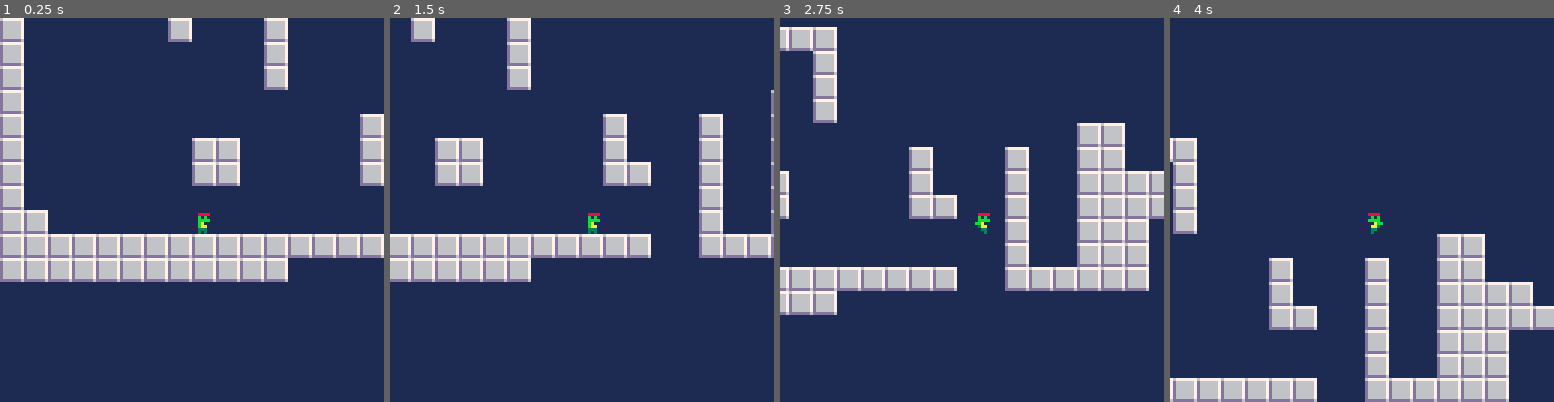
Above: before the commit, frames 1-4 (left to right).
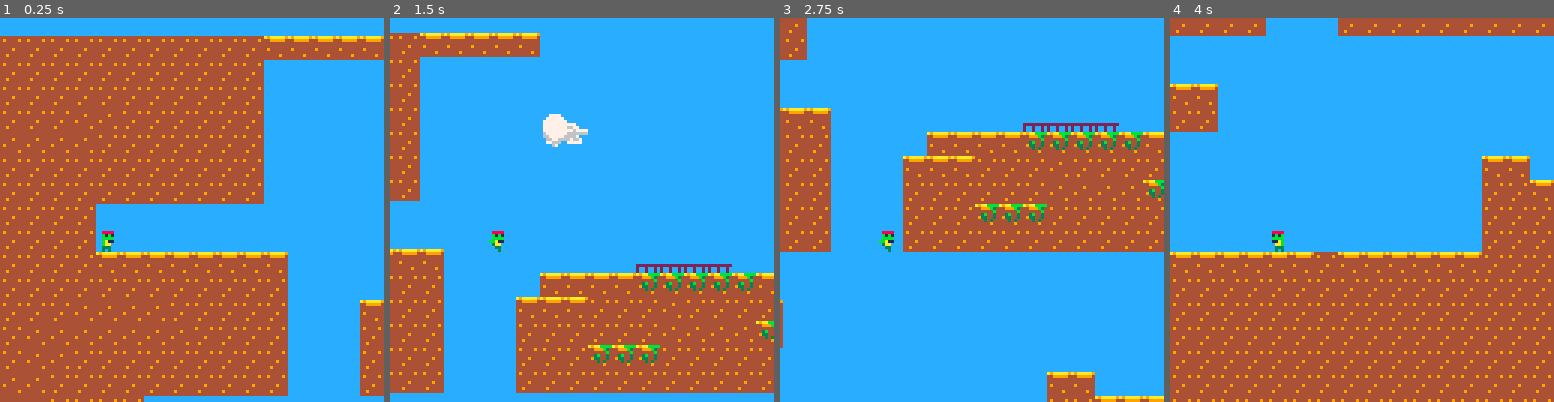
Above: after the commit, the same moments.

Repository: mwhatters/WriteWill
Game: PICO-8 cartridge WriteWill.p8
Two runs of this game, one before a commit and one after it. Both use one fixed random seed, a clock stepped at 60 frames per second and the inputs below.
Inputs:
- Up to frame 1 (0.25 s): no input
- Up to frame 2 (1.5 s): tap X (X key) at 0.33, 1.07 s; tap O (Z key) at 0.7 s
- Up to frame 3 (2.75 s): hold Right 1.6-2.1 s; tap O (Z key) at 1.7, 2.1, 2.5 s; tap X (X key) at 1.85 s; hold Up 2.15-2.42 s; hold Right from 2.47 s (still down)
- Up to frame 4 (4 s): tap O (Z key) at 2.9, 3.3, 3.7 s; tap X (X key) at 2.97 s; release Right at 3.03 s; hold Left 3.08-3.58 s; hold Down 3.63-3.97 s

The runs differ from the first frame. In frame 1, 100% of the frame differs, in the area x 0-100%, y 0-100%; in frame 2, 100%; in frame 3, 100%; in frame 4, 100%.

Commit message:
little game

Diff:
--- a/WriteWill.p8
+++ b/WriteWill.p8
@@ -50,142 +50,200 @@
 
 
 
+…(38 lines of a section not shown)…
 __gff__
-0003000000000000000000000000000000000000000000000000000000000000000000000000000000000000000000000000000000000000000000000000000000000000000000000000000000000000000000000000000000000000000000000000000000000000000000000000000000000000000000000000000000000000
+0003030300000000000000000000000003000000000000000000000000000000000000000000000000000000000000000000000000000000000000000000000000000000000000000000000000000000000000000000000000000000000000000000000000000000000000000000000000000000000000000000000000000000
 0000000000000000000000000000000000000000000000000000000000000000000000000000000000000000000000000000000000000000000000000000000000000000000000000000000000000000000000000000000000000000000000000000000000000000000000000000000000000000000000000000000000000000
 __map__
-0101010101010101010101010000000000000000000000000000000000000000000000000000000000000000000000000000000000000000000000000000000000000000000000000000000000000000000000000000000000000000000000000000000000000000000000000000000000000000000000000000000000000000
-0100000000000001000000010000000000000000000000000000000000000000000000000000000000000000000000000000000000000000000000000000000000000000000000000000000000000000000000000000000000000000000000000000000000000000000000000000000000000000000000000000000000000000
-0100000000000000000000010000000000000000000000000000000000000000000000000000000000000000000000000000000000000000000000000000000000000000000000000000000000000000000000000000000000000000000000000000000000000000000000000000000000000000000000000000000000000000
-0100000000000000000000010000000000000000000000000000000000000000000000000000000000000000000000000000000000000000000000000000000000000000000000000000000000000000000000000000000000000000000000000000000000000000000000000000000000000000000000000000000000000000
-0100000000000000000000000000000000000000000001010000000000000000000000000000000000000000000000000000000000000000000000000000000000000000000000000000000000000000000000000000000000000000000000000000000000000000000000000000000000000000000000000000000000000000
-0100000000000000000000000000000100000001000001010000000000000000000000000000000000000000000000000000000000000000000000000000000000000000000000000000000000000000000000000000000000000000000000000000000000000000000000000000000000000000000000000000000000000000
-0100000000000000010100000000000100000001000001010101000000000000000000000000000000000000000000000000000000000000000000000000000000000000000000000000000000000000000000000000000000000000000000000000000000000000000000000000000000000000000000000000000000000000
-0100000000000000010100000000000101000001000001010101010100000000000000000000000000000000000000000000000000000000000000000000000000000000000000000000000000000000000000000000000000000000000000000000000000000000000000000000000000000000000000000000000000000000
-0100000000000000000000000000000000000001000001010100000100000000000000000000000000000000000000000000000000000000000000000000000000000000000000000000000000000000000000000000000000000000000000000000000000000000000000000000000000000000000000000000000000000000
-0101000000000000000000000000000000000001000001010100000000000000000000000000000000000000000000000000000000000000000000000000000000000000000000000000000000000000000000000000000000000000000000000000000000000000000000000000000000000000000000000000000000000000
-0101010101010101010101010101010101000001010101010100000000000000000000000000000000000000000000000000000000000000000000000000000000000000000000000000000000000000000000000000000000000000000000000000000000000000000000000000000000000000000000000000000000000000
-0101010101010101010101010000000000000000000000000000000000000000000000000000000000000000000000000000000000000000000000000000000000000000000000000000000000000000000000000000000000000000000000000000000000000000000000000000000000000000000000000000000000000000
-…(123 lines of a section not shown)…
+0202020202020202020202020202020101010101000000000000000000000000000000000000000000808100000000000000000000008283000000000000000000008081000000000000000000000000000000000000000000000000000000000000000000000000000000000000000000000000000000000000000000000000
+0202020202020202020202020202020000000000000000000000000000008081000000000000000000909100000000000000000000009293000000000000000000009091000000000000000000000080810000000000000000000000000000000000000000000000808100000000000000000000000000000082830000000000
+0202020202020202020202020202020000000000000000000000000000009091000000000000000000000000008283000000000000000000000000000000828300000000000000000000000000000090910000000000000000000082830000000000000000000000909100000000000000828300000000000092930000000000
+0202020202020203030202020202020000000000828300000000000000000000000000000000008283000000009293000000808100000000000000000000929300000000000000000000000000000000000000000000000000000092930000000000000000000000000000000000000000929300000000000000000000000000
+0202020203030303020202020202020000000000929300000000000000000000000000000000009293000000000000000000909100000000000080810000000000000000000000000080810000000000000082830000000000000000000000000080810000000000000000000000000000000000000000000000000000000000
+0202020302020202020202020202020000000000000000000000000000000000000000000000000000000000000000000000000000000000000090910000000000000000000000000090910000000000000092930000000000000000000000000090910000008283000000000000000000008081000000000000000000000000
+0202030202020202020202020202020000000000000000000000000000000000000000000000000000000000000000000000000000000000000000000000000000000000000000000000000000000000000000000000000000000000000000000000000000009293000000000000000000009091000000000000000000000000
+0202030202020202000000000000000000000000000000000000000000000000000000000000000000000000000000000000000000000000000000000000000000000000000000000000000000008283000000000000000400828300000000000000000000000000000000000000000000000000000000000000000000000000
+0202030202020202000000000000000000000000000000000000000000000000000000000500000000000000000000000000000500000000000000000000000000000000000000000000000000009293000000000000000110929300000000000000000000000000000000000000000000000000000000000000000000000000
+0202020202020202010101010101010100000000000000000707070700000001000400071000000600000507070000000000001001000000000000000000000000000000100100000000000000000000000000000000000203000000000001000000000000000000000001000000010101010101011010010110010101000000
+0202030202020202020202020202020200000000010101011010101010010103011001010201011001011001010000000000000303000000000000000000000000000000010200000000000000000000000000000000000203000000000000000000000000000000000002000000000202020202020202020202020200000000
+0202030202020203030303020202020200000001010102020203020202020203030202020202020202020101000000000000000203010000000000000110000000000000020200000000040000000000000000000000000203000000000000000000000001000000000000000000000002020202020202020202020200000000
+0202030202030303030303030202020200000002020202020203030303100303030303020202021010100202000000000000000303000000000000000303000000000000020200000000100000000000050000000000000303000000000000000000000000000000000000000000000002020202020202020202020200000000
+0202030202030302020202020202020200000002020210101002020202020202020210101010100202020202000000000000000302000000000000000303000000000000020200808100030000000000100000008081000303000000000000000000000000000000000000000000000000000202020202020202020200000000
+0202030303030202020202020202020200000002020202020202020202020202020202020202020202020202000000000000000303000000000000000303000000000000020200909100030000000000030000009091000303000000000000000000000000000000000000000000000000000202020202020202020200000000
+0202020303030202020200000000000000000000000000000000000000000202021010020202020202020202000000000000000202000000000000000303000000000000020200000000030000000000030000000000000303000000000000000000000000000000000000000000000000000002020202020202020000000000
+0202020202020202020200000000000000000000000000000000000000000000000002020202020202020202000000000000000202000000000000000303000000000000020200000000030000000000030000000000000303000000000000000000000000000000000000000000000000000000000002020202000000000000
+0202020202020202020200000101000000000000000000000000000000000000000000000000000000000000000000000000000202000000000000000303000000008283020200000000030000000000030000000000000303000000000000000000000000000000000000000000000000000000000000000000000000000000
+0202020202020202020200000202000000000000000000000000000000000000000000000000000000000000000000000000000202000000000000000303000000009293020200000000030000000000030000000000000303000000000000000000000000000000000000000000000000000000000000000000000000000000
+0202020202020202020200000000000000000000000000000000000000000000000101010101010101010000000000000000000202000000000000000303000000000000020200000000030000808100030000000000000303000000000000000000000000000000000000000000000000000000000000000000000000000000
+0202020202020202020200000000000000000000000000000001010000000000000202020202020202020000000000000000000202000000000000000303000000000000020200000000030000909100030000000000000303000000000000000000000000000000000000000000000000000000000000000000000000000000
+0202020202020202020200000000000000000000000000000002020101010101010202020202020202020000000000000000000202000000000000000202000000000000020200000000020000000000030082830000000303000000000000000000000000000000000000000000000000000000000000000000000000000000
+0202020202020202020200000000000000000000000000000002020202020202020202020202020202020000000000000000000202000000000000000202008081000000020200000000020000000000020092930000000303000000000000000000000000000000000000000000000000000000000000000000000000000000
+0202020202020202020200000000000000000000000000000002020202020202020202020202020202020000000002020000000202000000000000000202009091000000020200000000020000000000020000000000000303000000000000000000000000000000000000000000000000000000000000000000000000000000
+0202020202020202020201010101010101010201010101010102020202020202020202020202020202020000000002020000000202000000000000000202000000000000020200000000020000000000020000000000000303000000000000000000000000000000000000000000000000000000000000000000000000000000
+0202020202020202020202020202020202020202020202020202020202020202020202020202020202020202020202020202020202000000000000000202000000000000020200000000020000000000020000000000000303000000000000000000000000000000000000000000000000000000000000000000000000000000
+0202020202020202020202020202020202020202020202020202020202020202020202020202020202020202020202020202020202000000000000000000000000000000000000000000000000000000000000000000000000000000000000000000000000000000000000000000000000000000000000000000000000000000
+0202020202020202020202020202020202020202020202020202020202020202020202020202020202020202020202020202020202000000000000000000000000000000000000000000000000000000000000000000000000000000000000000000000000000000000000000000000000000000000000000000000000000000
+0202020202020202020202020202020202020202020202020202020202020202020202020202020202020202020202020202020202000000000000000000000000000000000000000000000000000000000000000000000000000000000000000000000000000000000000000000000000000000000000000000000000000000
+0202020202020202020202020202020202020202020202020202020202020202020202020202000000000000000000000000000000000000000000000000000000000000000000000000000000000000000000000000000000000000000000000000000000000000000000000000000000000000000000000000000000000000
+0202020202020202020202020202020202020202020202020202020202020202020202020202000000000000000000000000000000000000000000000000000000000000000000000000000000000000000000000000000000000000000000000000000000000000000000000000000000000000000000000000000000000000
+0202020202020202020202020202020202020202020202020202020202020202020202020202000000000000000000000000000000000000000000000000000000000000000000000000000000000000000000000000000000000000000000000000000000000000000000000000000000000000000000000000000000000000
+…(123 lines of a section not shown)…
--- a/src/main.lua
+++ b/src/main.lua
@@ -6,15 +6,16 @@
   input:update()
   player:update()
   blocks:update()
-  camera(player.x - 64, player.y - 64)
+  camera(player.x - 32, player.y - 70)
 end
 
 function _draw()
-  cls(1)
+  cls(12)
+  map(0,0,0,0,128,32)
   player:draw()
   blocks:draw()
   increment_t()
-  map(0,0,0,0,128,32)
+
 end
 
 function increment_t()
--- a/src/player.lua
+++ b/src/player.lua
@@ -24,7 +24,7 @@
 player.gravity = 0.7
 player.on_ground = true
 player.on_wall = false
-player.previously_on_ground = false
+player.previously_on_ground = true
 player.landing = false
 player.facing = 1
 player.t_facing_locked = 0
Not shown, changed: 54 lines of the sprite sheet (__gfx__) section of WriteWill.p8
